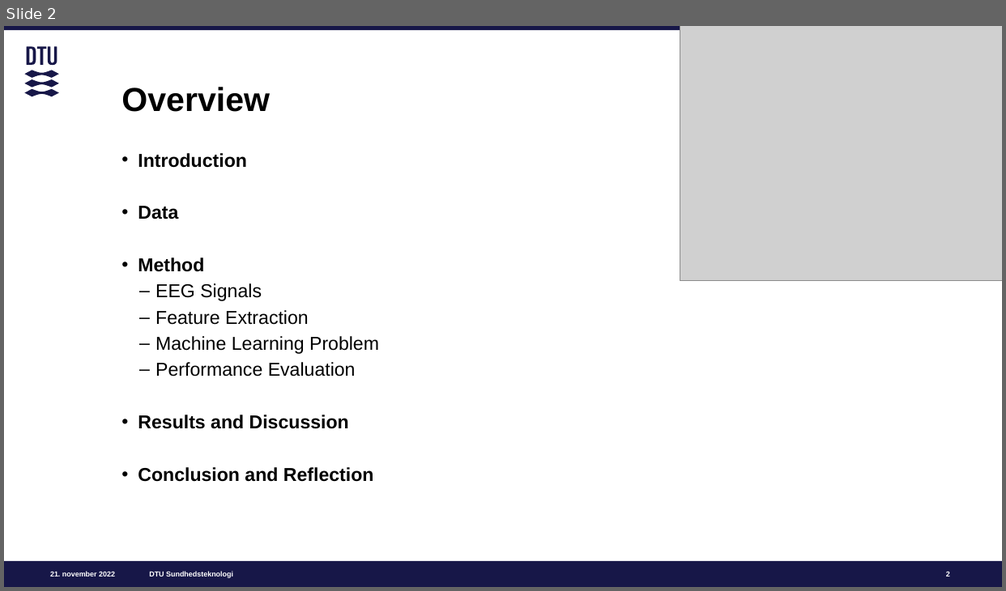
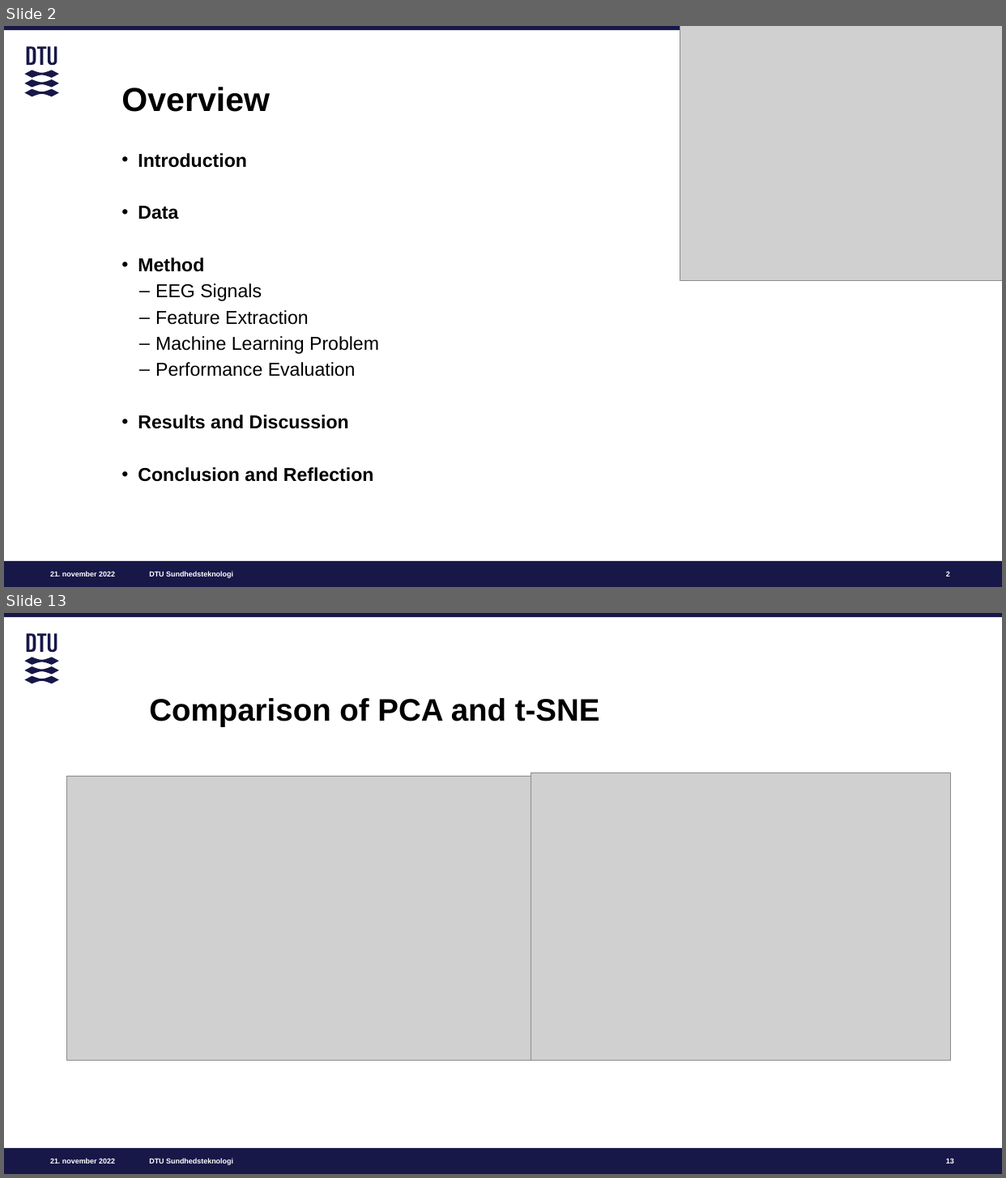
Before and after one commit to m-nguyen98/bsc_project, a slide deck: papers/BSc_Presentation.pptx. Shown one above the other, each under a label of ours: slide 2 before the commit, slides 2 and 13 after it; the slides between them are not shown. The pictures are 1006x591 and 1006x1178 pixels, drawn with LibreOffice and Linux fonts; fonts in the diff are those of the drawing; grey boxes stand for pictures. Boxes give left, top, right and bottom in pixels: in the first picture for what was removed or moved away, otherwise in the second. Text is boxed around its words. In the diff, an @@ line names an element or a change of style, - is before the commit and + after.

```diff
--- a/papers/BSc_Presentation.pptx
+++ b/papers/BSc_Presentation.pptx
@@ slide 13 added at <box>4,613,1002,1174</box>, background #FFFFFF; not listed: 5 template elements that a slide beside it also shows @@
@@ title added at <box>149,698,600,727</box>, 30 pt, text #000000, bold @@
+Comparison of PCA and t-SNE
@@ picture added at <box>67,776,543,1061</box> @@
@@ picture added at <box>531,773,950,1061</box> @@
@@ page number added at <box>946,1159,954,1164</box>, 7 pt, text #FFFFFF, bold @@
+13
```
Also in this commit, not shown: 4 slides changed, 10 other slides added, 4 slides removed.
